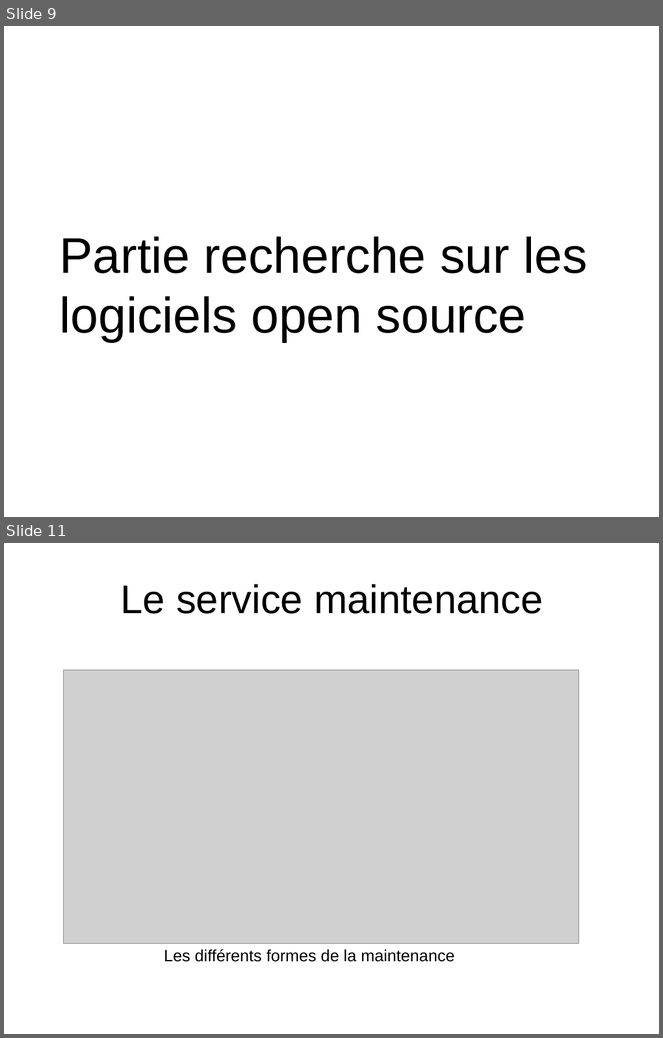
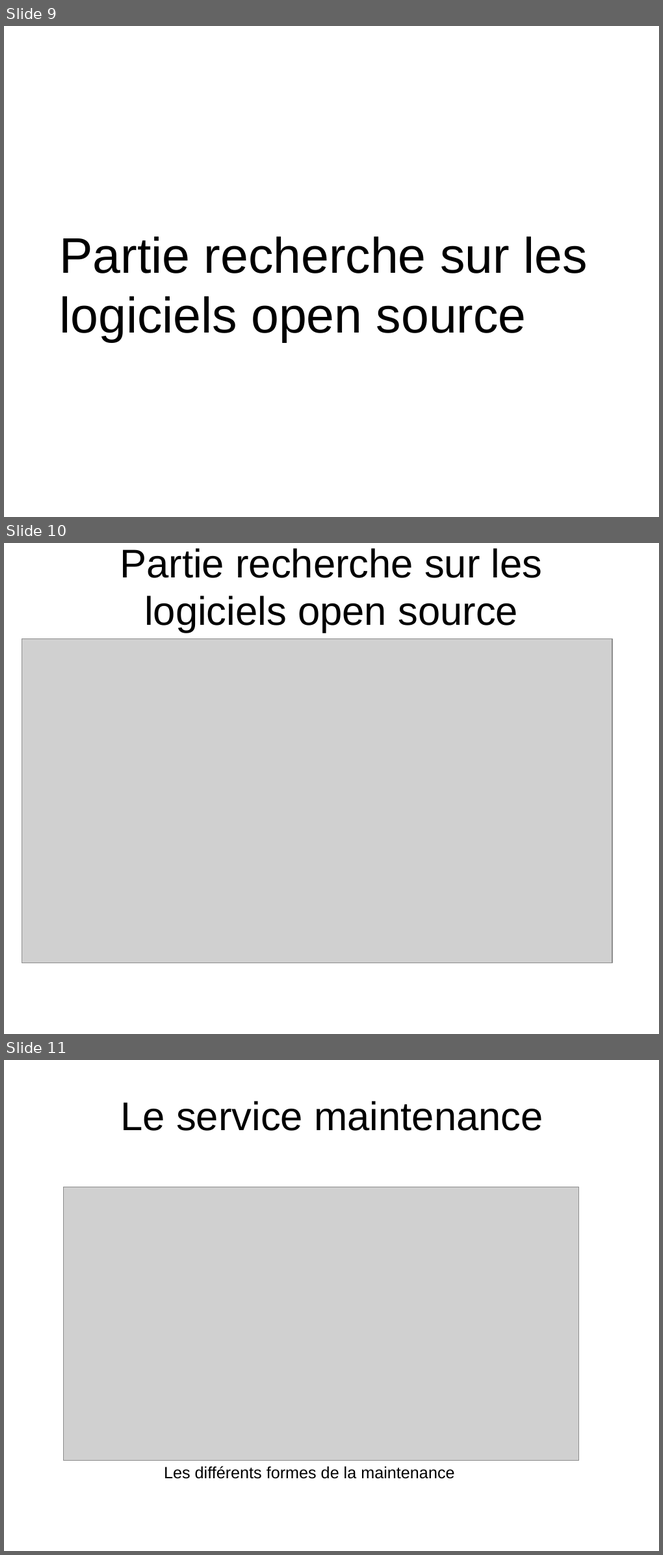
Before and after one commit to HabibAroua/Criminel_dep, a slide deck: documentation/presentation/P1/2734.ppt. Shown one above the other, each under a label of ours: slides 9 and 11 before the commit, slides 9, 10 and 11 after it; the slides between them are not shown. The pictures are 663x1038 and 663x1555 pixels, drawn with LibreOffice and Linux fonts; fonts in the diff are those of the drawing; grey boxes stand for pictures; background and template pictures are left out. Boxes give left, top, right and bottom in pixels: in the first picture for what was removed or moved away, otherwise in the second. Text is boxed around its words. In the diff, an @@ line names an element or a change of style, - is before the commit and + after.

```diff
--- a/documentation/presentation/P1/2734.ppt
+++ b/documentation/presentation/P1/2734.ppt
@@ slide 10 added at (x1=4, y1=543, x2=659, y2=1034), background picture (left out) @@
@@ title added at (x1=120, y1=548, x2=543, y2=633), 44 pt, text #000000 @@
+Partie recherche sur les logiciels open source
@@ picture added at (x1=22, y1=639, x2=612, y2=964) @@
```
Also in this commit, not shown: 1 slide removed.
